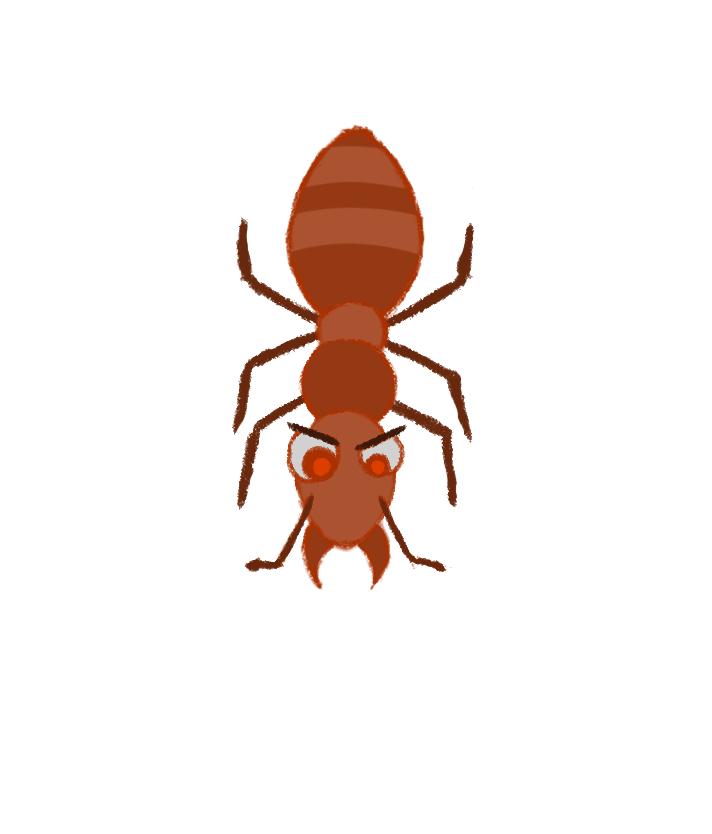
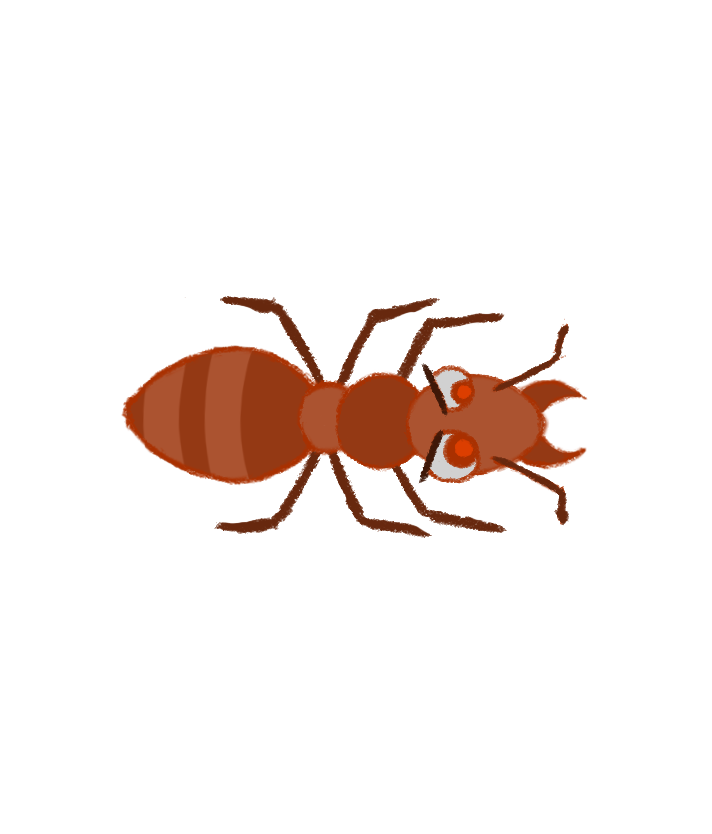
Comparing the layer stacks of the two 712×834 images. Changes:
painted on "Layer 14" over box(244, 325, 569, 572)
painted on "Layer 8" over box(312, 385, 474, 477)
painted on "Layer 12" over box(286, 363, 448, 484)
painted on "Layer 7" over box(286, 365, 482, 485)
painted on "Layer 9" over box(288, 367, 478, 482)
painted on "Layer 6" over box(121, 124, 588, 591)
painted on "Layer 10" over box(142, 145, 544, 547)
painted on "Layer 11" over box(126, 129, 583, 586)
painted on "Layer 13" over box(184, 187, 507, 538)
